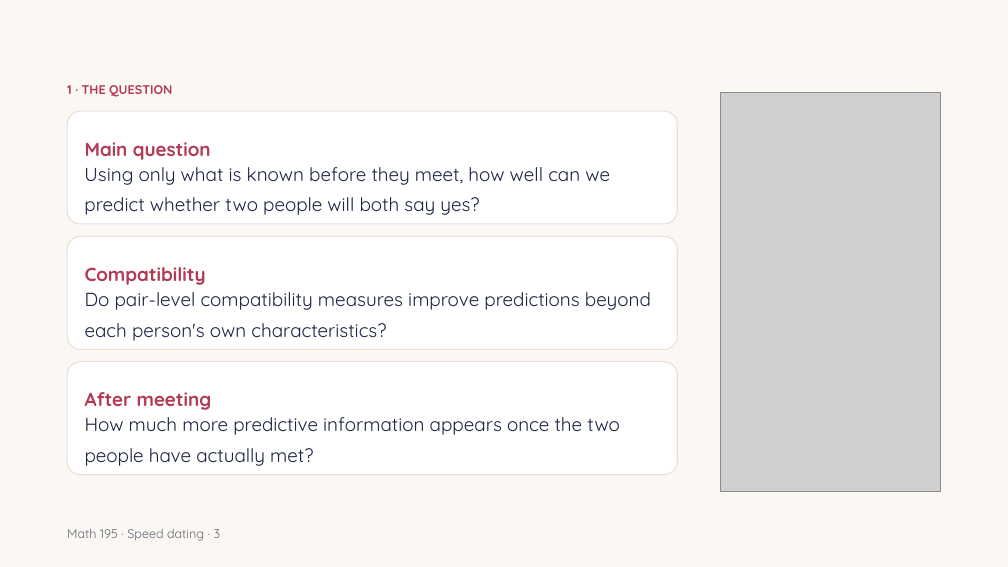
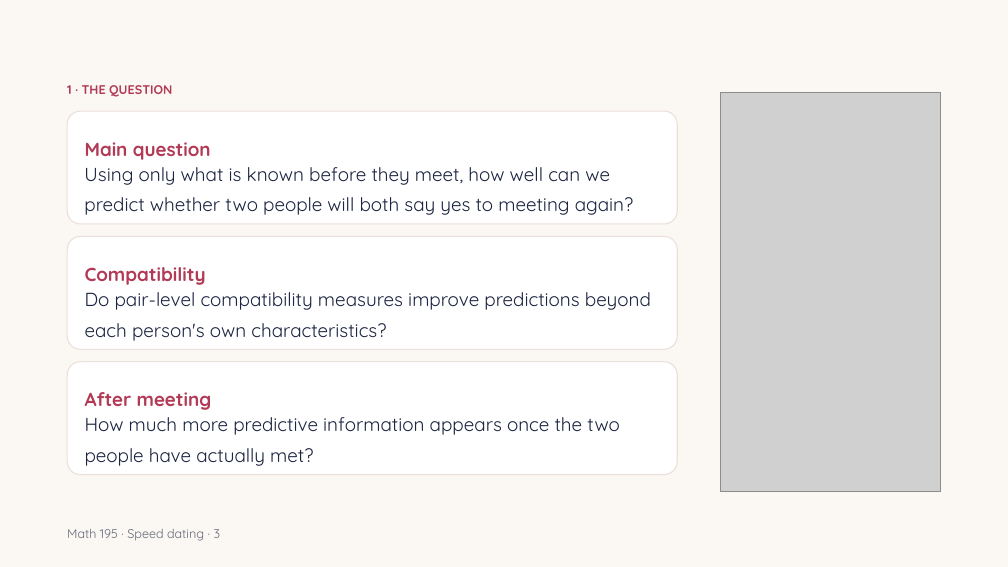
Before and after one commit to Abraham-y/math195-speed-dating, a slide deck: slide 3 of results/report_impl_slides_full.pptx. Drawn at 1008x567 pixels with LibreOffice and Linux fonts; fonts in the diff are those of the drawing; grey boxes stand for pictures. Boxes give left, top, right and bottom in pixels: in the first picture for what was removed or moved away, otherwise in the second. Text is boxed around its words. In the diff, an @@ line names an element or a change of style, - is before the commit and + after.

```diff
--- a/results/report_impl_slides_full.pptx
+++ b/results/report_impl_slides_full.pptx
@@ text at box(84, 167, 634, 215): text changed @@
-Using only what is known before they meet, how well can we predict whether two people will both say yes?
+Using only what is known before they meet, how well can we predict whether two people will both say yes to meeting again?
```
Also in this commit, not shown: 24 other slides changed, 6 slides added, 6 other files.
